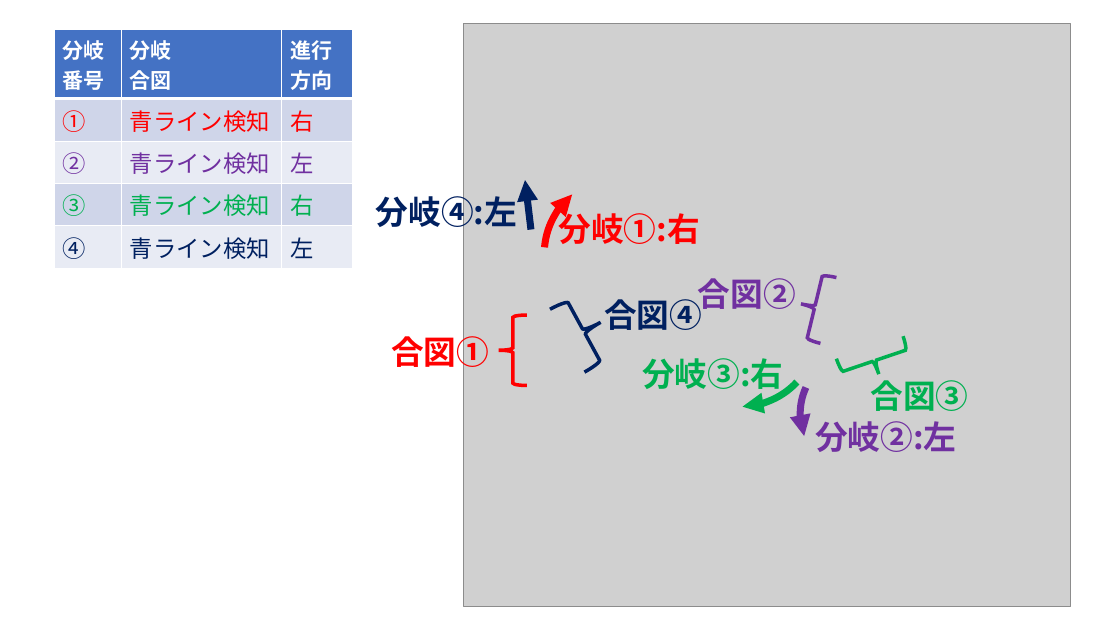
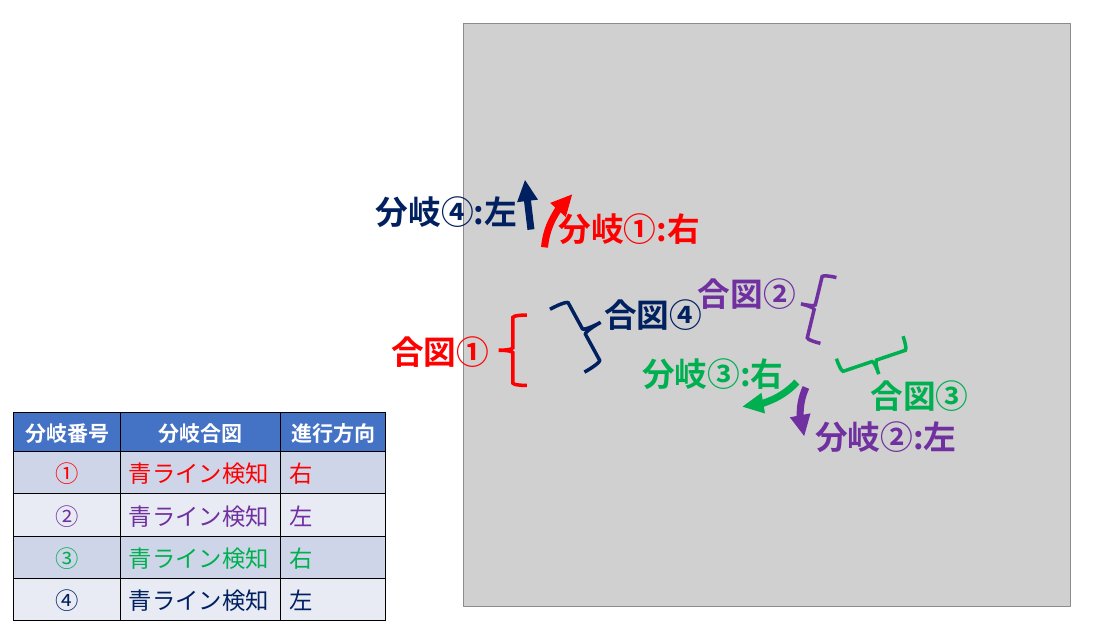
Before and after one commit to miyoshiyuu-systena/tenarobo-primary-mil-2025, a slide deck: slide 1 of model/素材/2.3.1_マップ情報.pptx. Drawn at 1120x630 pixels with LibreOffice and Linux fonts; fonts in the diff are those of the drawing; grey boxes stand for pictures. Boxes give left, top, right and bottom in pixels: in the first picture for what was removed or moved away, otherwise in the second. Text is boxed around its words. In the diff, an @@ line names an element or a change of style, - is before the commit and + after.

```diff
--- a/model/素材/2.3.1_マップ情報.pptx
+++ b/model/素材/2.3.1_マップ情報.pptx
@@ table at (13,413,386,615) @@
-row 1, column 1: 分岐 / 番号
+row 1, column 1: 分岐番号
-row 1, column 2: 分岐 / 合図
+row 1, column 2: 分岐合図
@@ alignment left to centre @@
@@ borders changed @@
@@ table: place and size @@
-table at (55,29,354,263)
+table at (13,413,386,615)
```
Also in this commit, not shown: 11 other files.
